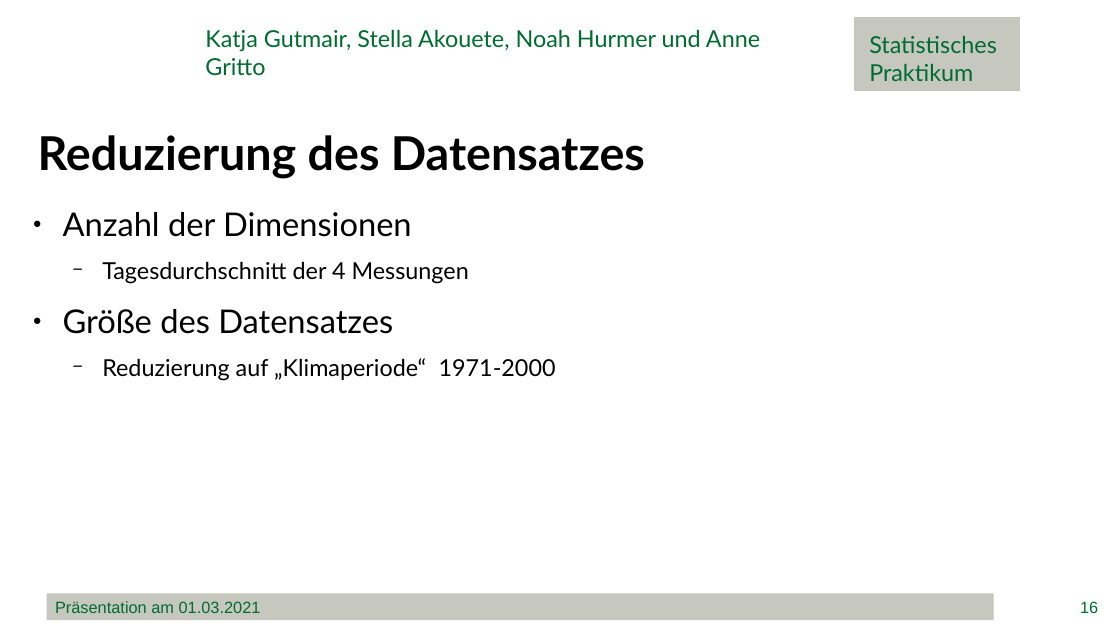
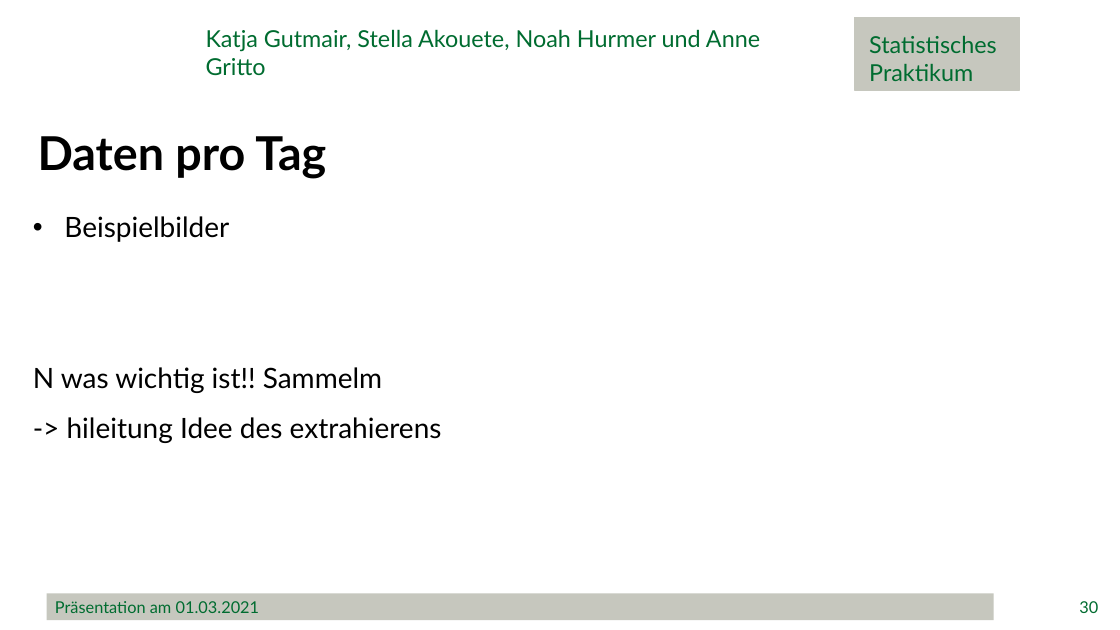
Before and after one commit to minimops/weatherFrog, a slide deck: slide 30 of documentation/ppt/Präsentation.pptx (slide 16 before the commit). Drawn at 1120x630 pixels with LibreOffice and Linux fonts; fonts in the diff are those of the drawing; background and template pictures are left out. Boxes give left, top, right and bottom in pixels: in the first picture for what was removed or moved away, otherwise in the second. Text is boxed around its words. In the diff, an @@ line names an element or a change of style, - is before the commit and + after.

```diff
--- a/documentation/ppt/Präsentation.pptx
+++ b/documentation/ppt/Präsentation.pptx
@@ text at (38,136,326,179): text changed @@
-Reduzierung des Datensatzes
+Daten pro Tag
@@ text at (33,216,442,443): text changed; size 20 to 24 pt @@
-● Anzahl der Dimensionen
-  − Tagesdurchschnitt der 4 Messungen
-● Größe des Datensatzes
-  − Reduzierung auf „Klimaperiode“ 1971-2000
+• Beispielbilder
+N was wichtig ist!! Sammelm
+-> hileitung Idee des extrahierens
@@ rectangle "Präsentation am 01.03.2021" at (47,593,994,620): font Arial to Lato @@
@@ page number at (1079,601,1098,613): text changed; font Arial to Lato @@
-16
+30
```
Also in this commit, not shown: 23 other slides changed, 4 slides added, 9 other files.
